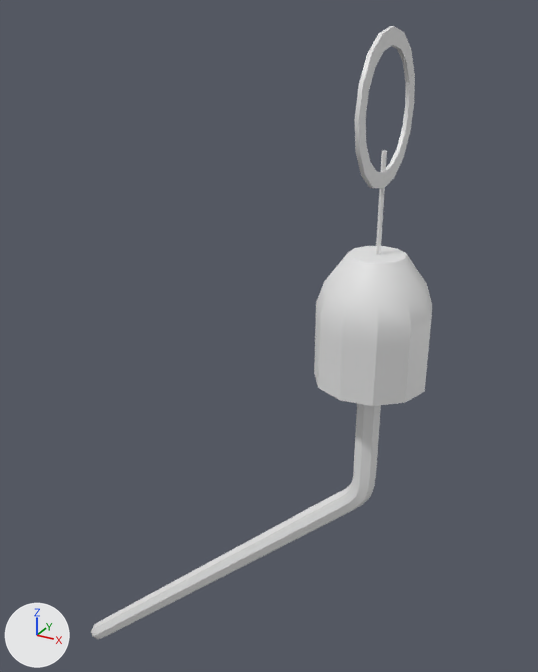
The Blender file blends/tap.blend: old version first, new version second.
Rendered twice from a camera (50 mm lens) standing at (1.655, -1.37, 0.705) and looking at (0.825, 0.139, -0.049). Lighting does not change. The marker at lower left points along +X, +Y and +Z.

In view in the first picture: 'Tap'.
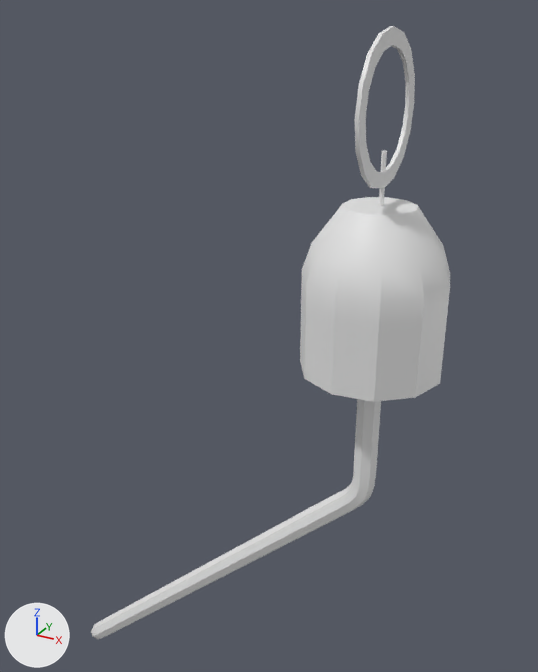
The newer file adds a shape key; the second version is drawn at full value of the shape key 'Refuel' of 'Tap', and the change is written as the vertex moves it makes.

Boxes [x1, y1, x2, y2] around the edits, measured in the pictures (538 x 672 px; the box of a moved part takes in the faces that stretch with it):
'Tap', reshaped
    before: [91, 26, 432, 639]
    after: [91, 26, 450, 639]
part 1 of me_cube_001, moved or reshaped
    before: [314, 246, 432, 406]
    after: [300, 197, 450, 402]

Patch to the scene script:
```diff
--- a/blends/tap.blend.py
+++ b/blends/tap.blend.py
@@ me_cube_001 @@
 me_cube_001.from_pydata(...)  # 694 vertices, 670 faces; spans x 0.23..1.27, y -0.15..0.15, z -1.21..0.68
 # used by ob_tap; location = (0.0, 0.0, 0.0)
+# me_cube_001 part 1: the loose piece of 78 vertices spanning x 1.03..1.27, y -0.12..0.12, z -0.03..0.25 is scaled about its middle by 1.26, then moved by (0.0, 0.0, 0.06)
 me_cube_001.materials.append(mat_fueltank)
```
